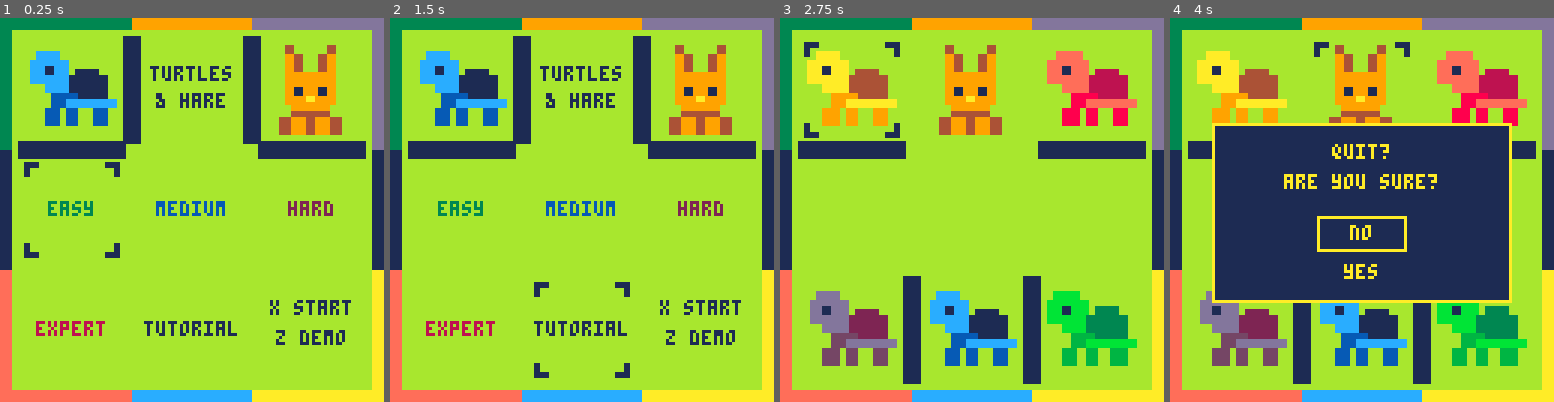
Above: before the commit, frames 1-4 (left to right).
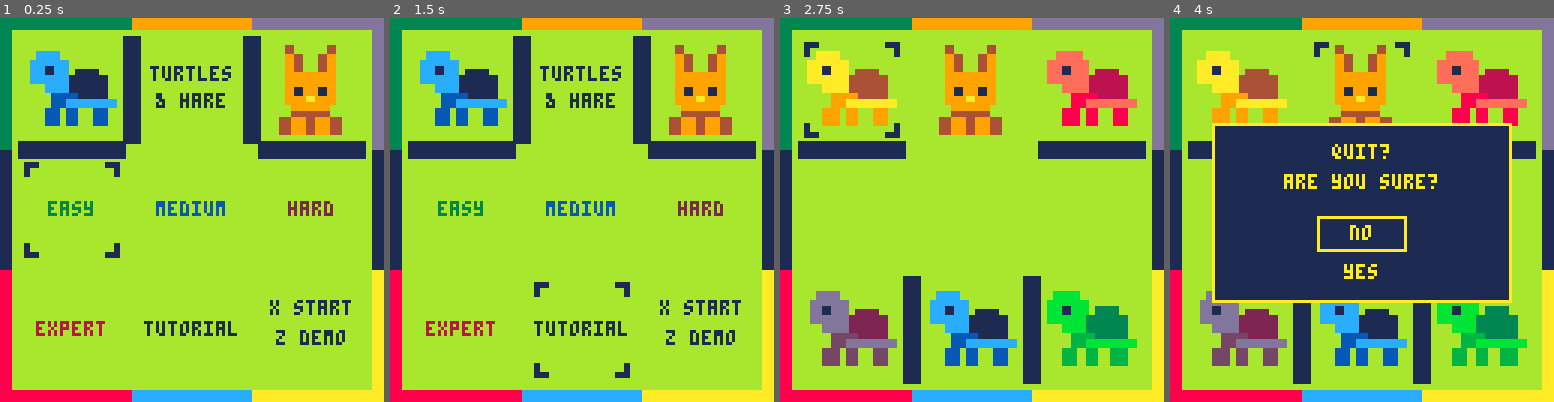
Above: after the commit, the same moments.

Repository: 0xDC0DE/fantasy-console-games
Game: PICO-8 cartridge TurtlesAndHare/TurtlesAndHare.p8
The game is run twice, just before and just after one commit, with the same random seed, the same clock (stepped at 60 frames per second) and the same inputs.
Inputs:
- Up to frame 1 (0.25 s): no input
- Up to frame 2 (1.5 s): tap O (Z key) at 0.33, 0.7, 1.43 s; tap X (X key) at 1.07 s
- Up to frame 3 (2.75 s): hold Left 1.97-2.37 s; tap X (X key) at 2.07, 2.4, 2.73 s; tap O (Z key) at 2.22 s; hold Down from 2.42 s (still down)
- Up to frame 4 (4 s): release Down at 2.82 s; hold Right 2.87-3.53 s; tap X (X key) at 3.07, 3.4, 3.73 s; tap O (Z key) at 3.1, 3.98 s; hold Up from 3.58 s (still down)

The runs differ from the first frame. In frame 1, 2.1% of the frame differs, in the area x 0-35%, y 65-100%; in frame 2, 2.1%; in frame 3, 2.1%; in frame 4, 2.1%.

Commit message:
Update TurtlesAndHae colors

Diff:
--- a/TurtlesAndHare/TurtlesAndHare.p8
+++ b/TurtlesAndHare/TurtlesAndHare.p8
@@ -57,8 +57,8 @@
 difficulty_colors={3,12,2,15}
 sprite_id={g=0,b=4,r=8,y=12,p=64,h=68}
 goal_pos={g=0,h=1,p=2,r=6,b=7,y=8}
-goal_col={g=3,h=6,p=10,r=14,b=9,y=7}
-rainbow={14,6,7,3,9,10}
+goal_col={g=3,h=6,p=10,r=5,b=9,y=7}
+rainbow={5,6,7,3,9,10}
 big_font={
  a="25755",d="65556",e="74647",h="55755",i="72227",
  m="57755",p="65644",r="65655",s="74717",t="72222",
@@ -365,8 +365,8 @@
  rectfill(44,0,83,3,6)
  rectfill(84,0,127,3,10)
  rectfill(124,4,127,43,10)
- rectfill(0,84,3,127,14)
- rectfill(4,124,43,127,14)
+ rectfill(0,84,3,127,5)
+ rectfill(4,124,43,127,5)
  rectfill(44,124,83,127,9)
  rectfill(84,124,127,127,7)
  rectfill(124,84,127,123,7)
--- a/TurtlesAndHare/game.lua
+++ b/TurtlesAndHare/game.lua
@@ -6,8 +6,8 @@
 difficulty_colors={3,12,2,15}
 sprite_id={g=0,b=4,r=8,y=12,p=64,h=68}
 goal_pos={g=0,h=1,p=2,r=6,b=7,y=8}
-goal_col={g=3,h=6,p=10,r=14,b=9,y=7}
-rainbow={14,6,7,3,9,10}
+goal_col={g=3,h=6,p=10,r=5,b=9,y=7}
+rainbow={5,6,7,3,9,10}
 big_font={
  a="25755",d="65556",e="74647",h="55755",i="72227",
  m="57755",p="65644",r="65655",s="74717",t="72222",
@@ -314,8 +314,8 @@
  rectfill(44,0,83,3,6)
  rectfill(84,0,127,3,10)
  rectfill(124,4,127,43,10)
- rectfill(0,84,3,127,14)
- rectfill(4,124,43,127,14)
+ rectfill(0,84,3,127,5)
+ rectfill(4,124,43,127,5)
  rectfill(44,124,83,127,9)
  rectfill(84,124,127,127,7)
  rectfill(124,84,127,123,7)
